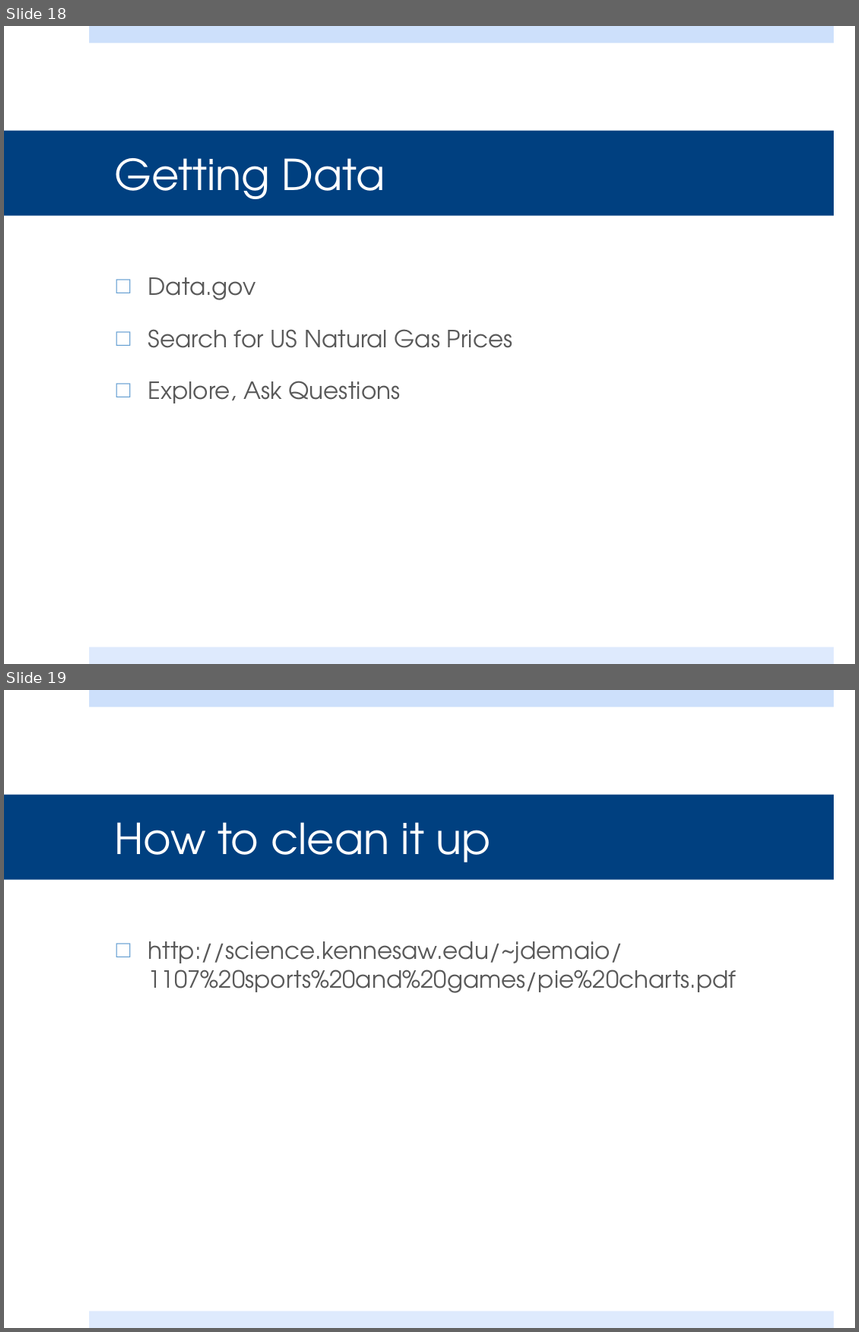
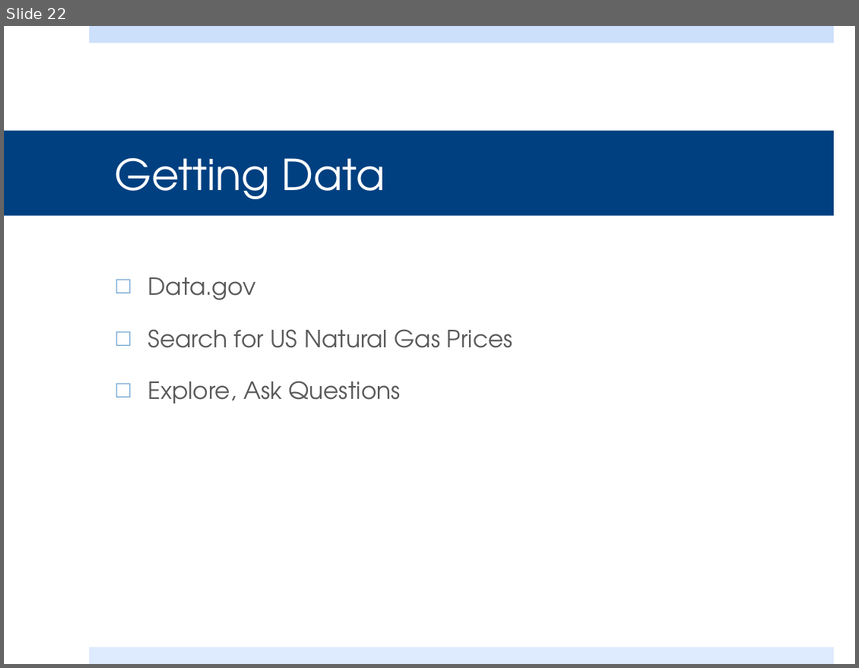
Before and after one commit to steven-king/j586, a slide deck: _classes/17_data/Class17_data.pptx. Shown one above the other, each under a label of ours: slides 18 and 19 before the commit, slide 22 after it. The pictures are 859x1332 and 859x668 pixels, drawn with LibreOffice and Linux fonts; fonts in the diff are those of the drawing. Boxes give left, top, right and bottom in pixels: in the first picture for what was removed or moved away, otherwise in the second. Text is boxed around its words. In the diff, an @@ line names an element or a change of style, - is before the commit and + after.

```diff
--- a/_classes/17_data/Class17_data.pptx
+++ b/_classes/17_data/Class17_data.pptx
@@ slide 19 removed at <box>4,690,855,1328</box>, background #FFFFFF; not listed: 2 template elements that a slide beside it also shows @@
@@ title removed at <box>4,795,834,880</box> @@
-How to clean it up
@@ text removed at <box>148,942,737,993</box> @@
-□ http://science.kennesaw.edu/~jdemaio/1107%20sports%20and%20games/pie%20charts.pdf
@@ what was slide 18 is now slide 22 @@
```
Also in this commit, not shown: 3 slides changed, 6 slides added.
